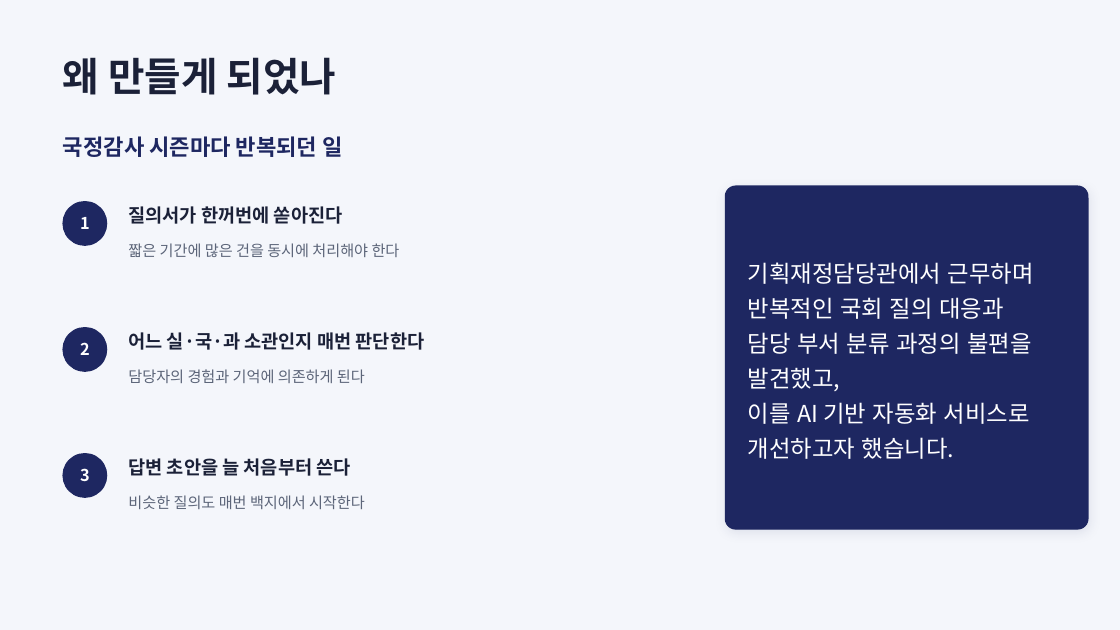
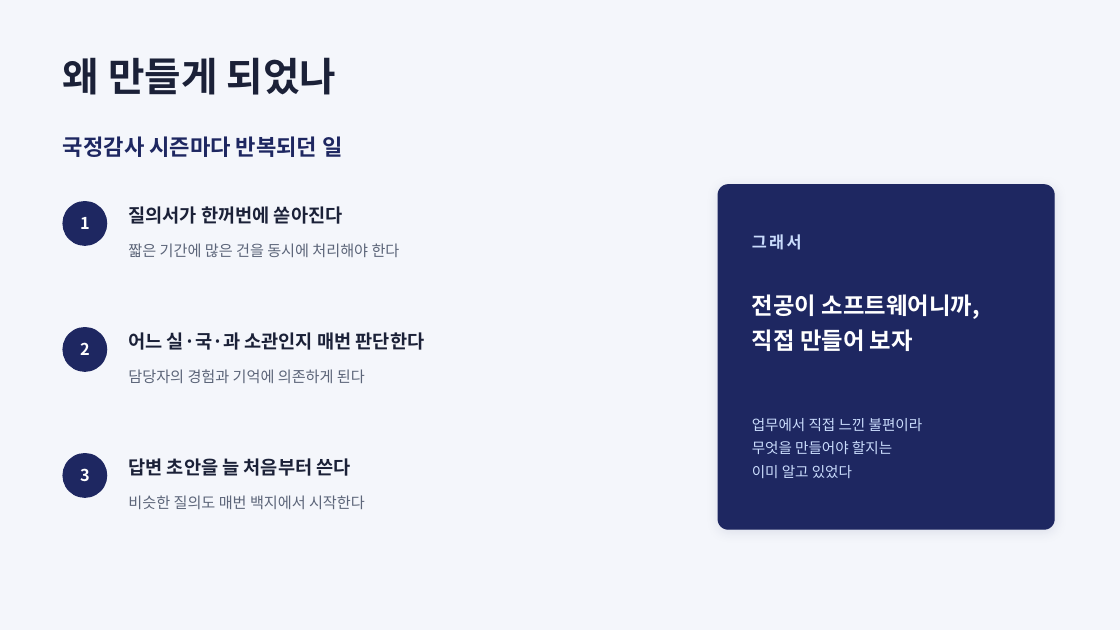
Before and after one commit to yunseoy/assembly-qna, a slide deck: slide 2 of presentation/AI활용_국회질의서_자동화_발표자료.pptx. Drawn at 1120x630 pixels with LibreOffice and Linux fonts; fonts in the diff are those of the drawing. Boxes give left, top, right and bottom in pixels: in the first picture for what was removed or moved away, otherwise in the second. Text is boxed around its words. In the diff, an @@ line names an element or a change of style, - is before the commit and + after.

```diff
--- a/presentation/AI활용_국회질의서_자동화_발표자료.pptx
+++ b/presentation/AI활용_국회질의서_자동화_발표자료.pptx
@@ rounded rectangle resized from (x1=725, y1=187, x2=1088, y2=529) to (x1=718, y1=185, x2=1054, y2=529) @@
@@ text added at (x1=752, y1=234, x2=802, y2=250), 14 pt, text #CADCFC, bold @@
+그래서
@@ text at (x1=752, y1=294, x2=980, y2=351): text changed; bold on @@
-기획재정담당관에서 근무하며
-반복적인 국회 질의 대응과
-담당 부서 분류 과정의 불편을 발견했고,
-이를 AI 기반 자동화 서비스로
-개선하고자 했습니다.
+전공이 소프트웨어니까,
+직접 만들어 보자
@@ text added at (x1=752, y1=418, x2=923, y2=478), 12.5 pt, text #CADCFC @@
+업무에서 직접 느낀 불편이라
+무엇을 만들어야 할지는
+이미 알고 있었다
```
Also in this commit, not shown: 6 other slides changed, 1 slide added, 11 other files.
